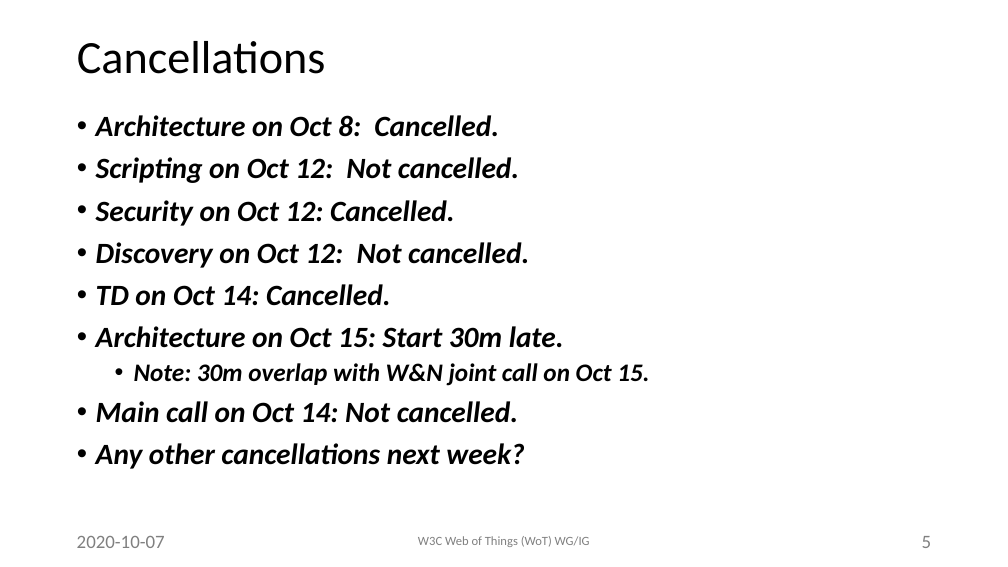
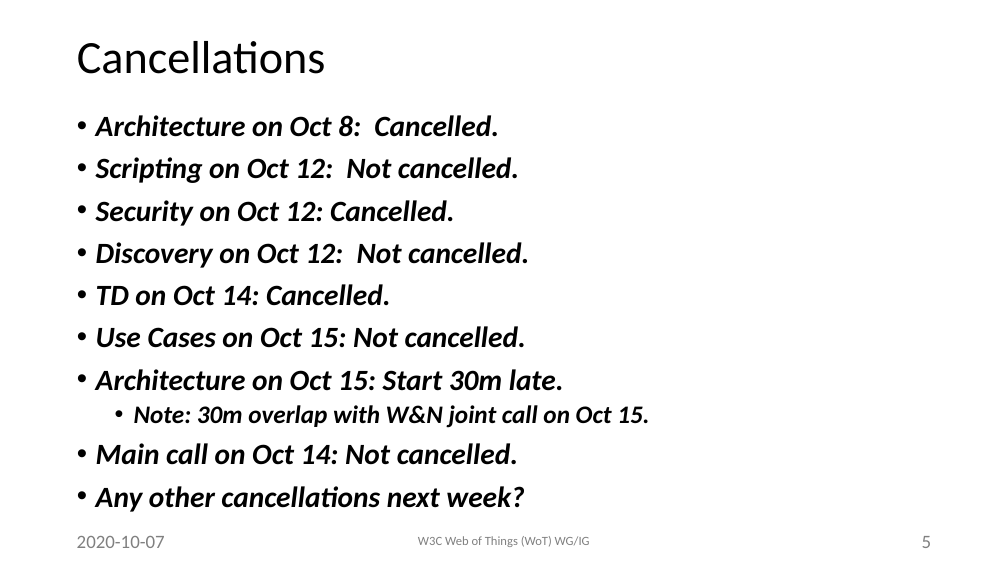
Before and after one commit to w3c/wot, a slide deck: slide 5 of PRESENTATIONS/2020-10-online-f2f/2020-10-07-WoT-F2F-Opening-McCool.pptx. Drawn at 1008x567 pixels with LibreOffice and Linux fonts; fonts in the diff are those of the drawing; background and template pictures are left out. Boxes give left, top, right and bottom in pixels: in the first picture for what was removed or moved away, otherwise in the second. Text is boxed around its words. In the diff, an @@ line names an element or a change of style, - is before the commit and + after.

Commit message:
capture usecase non-cancellation oct 15
In particular (among other items) to follow up on MEIG use cases (we ran out of time in the F2F call...)

```diff
--- a/PRESENTATIONS/2020-10-online-f2f/2020-10-07-WoT-F2F-Opening-McCool.pptx
+++ b/PRESENTATIONS/2020-10-online-f2f/2020-10-07-WoT-F2F-Opening-McCool.pptx
@@ text at (96,326,526,348): paragraph added @@
+• Use Cases on Oct 15: Not cancelled.
```
Also in this commit, not shown: 1 other file.
